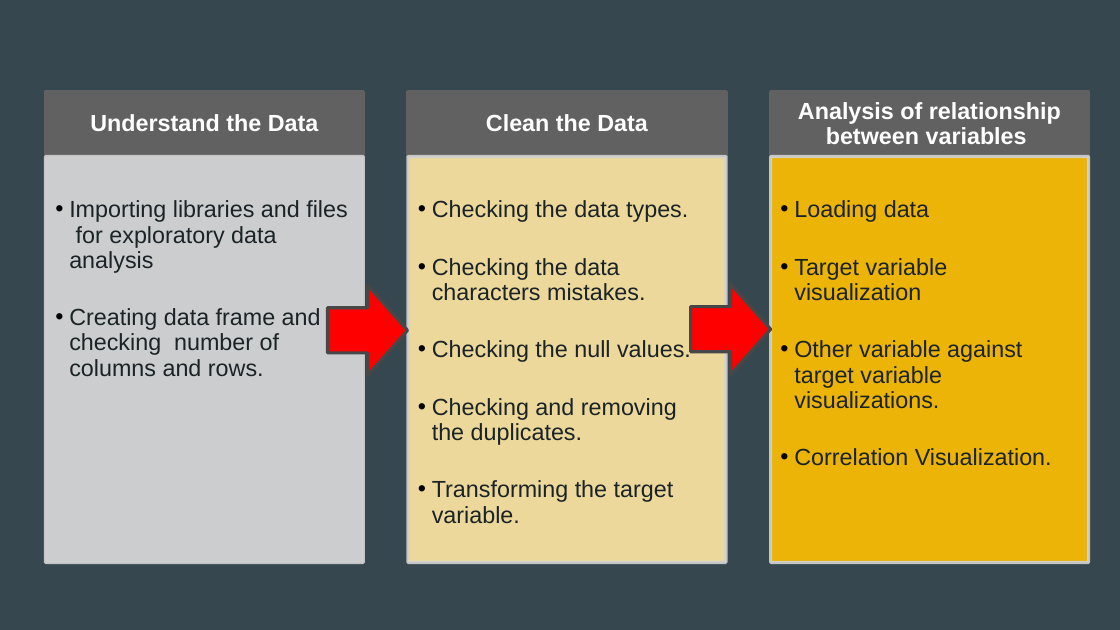
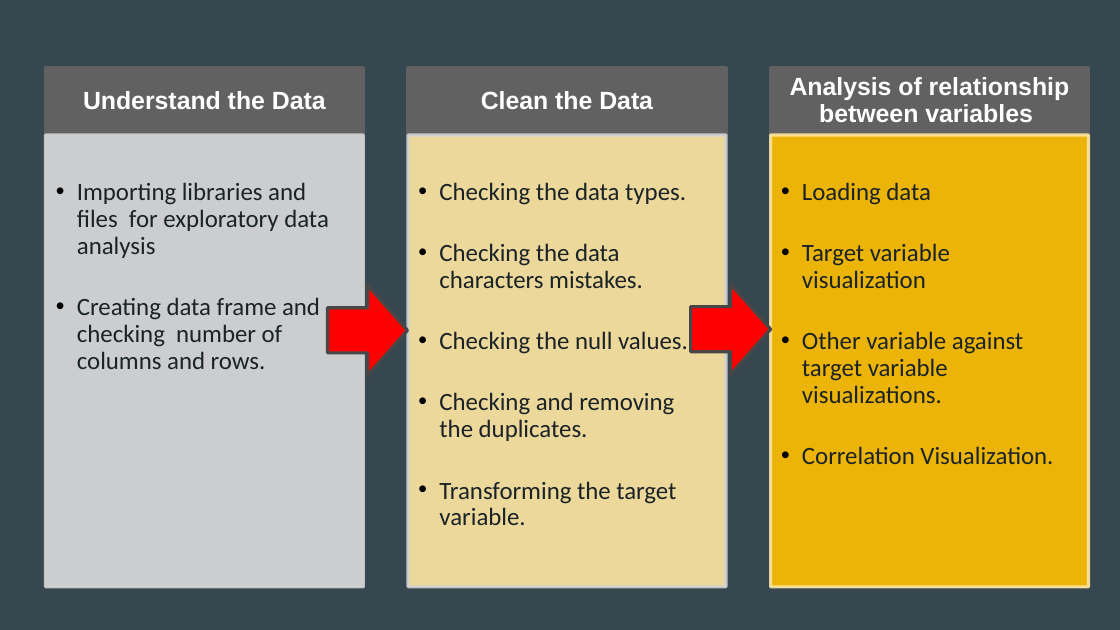
Before and after one commit to apombo90/Predicting_Heart_Disease, a slide deck: slide 9 of Final Project - Group 7.pptx. Drawn at 1120x630 pixels with LibreOffice and Linux fonts; fonts in the diff are those of the drawing. Boxes give left, top, right and bottom in pixels: in the first picture for what was removed or moved away, otherwise in the second. Text is boxed around its words. In the diff, an @@ line names an element or a change of style, - is before the commit and + after.

```diff
--- a/Final Project - Group 7.pptx
+++ b/Final Project - Group 7.pptx
@@ 3 texts, 3 rectangles: place and size @@
-3 texts, 3 rectangles at box(46, 92, 1089, 157)
+3 texts, 3 rectangles at box(46, 67, 1089, 134)
@@ size 15 to 16 pt in 3 elements at box(83, 91, 326, 109), box(481, 91, 653, 109), box(790, 77, 1070, 122) @@
@@ text "Importing libraries and files for ...": place and size @@
-text "Importing libraries and files for ..." at box(69, 200, 347, 376)
+text "Importing libraries and files for ..." at box(77, 182, 329, 369)
@@ rectangle: place and size @@
-rectangle at box(46, 157, 364, 562)
+rectangle at box(46, 136, 364, 587)
@@ text "Checking the data types.": place and size @@
-text "Checking the data types." at box(432, 200, 691, 523)
+text "Checking the data types." at box(439, 182, 688, 525)
@@ rectangle: place and size @@
-rectangle at box(408, 157, 726, 562)
+rectangle at box(408, 136, 726, 587)
@@ size 15 to 16 pt, font Arial to Calibri; indent changed in 3 elements at box(77, 182, 329, 369), box(439, 182, 688, 525), box(802, 182, 1053, 464) @@
@@ text "Loading data": place and size @@
-text "Loading data" at box(794, 200, 1052, 466)
+text "Loading data" at box(802, 182, 1053, 464)
@@ rectangle: place and size @@
-rectangle at box(771, 157, 1089, 562)
+rectangle at box(771, 136, 1089, 587)
@@ rectangle at box(771, 136, 1089, 587): outline #D2D2D2 2 pt to #FFE8A3 2 pt @@
```
Also in this commit, not shown: 10 other slides changed, 3 slides added, 3 slides removed, 1 other file.
